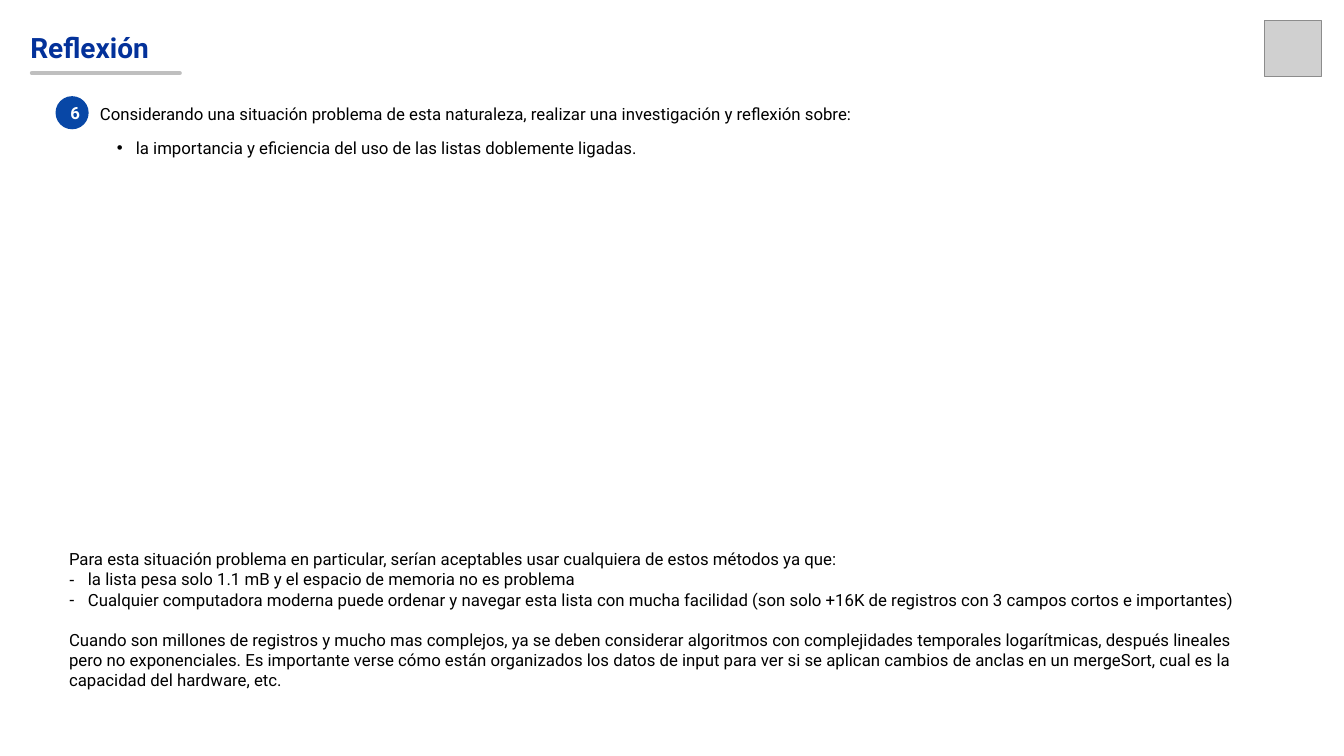
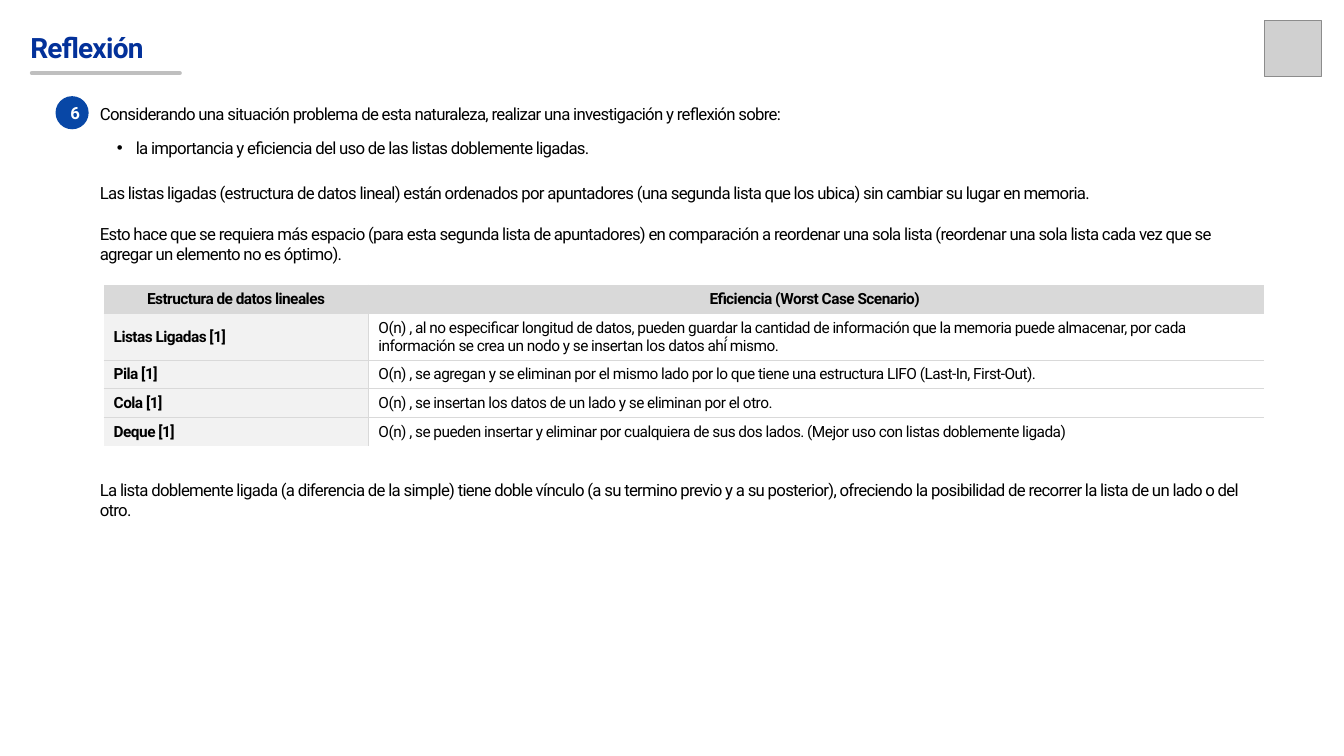
Before and after one commit to kochomati/actividad1_3, a slide deck: slide 8 of actividad_2_3/reflexiones/ReflexAct2.3-MatiasKochowski.pptx. Drawn at 1344x756 pixels with LibreOffice and Linux fonts; fonts in the diff are those of the drawing; grey boxes stand for pictures. Boxes give left, top, right and bottom in pixels: in the first picture for what was removed or moved away, otherwise in the second. Text is boxed around its words. In the diff, an @@ line names an element or a change of style, - is before the commit and + after.

```diff
--- a/actividad_2_3/reflexiones/ReflexAct2.3-MatiasKochowski.pptx
+++ b/actividad_2_3/reflexiones/ReflexAct2.3-MatiasKochowski.pptx
@@ letter spacing 0 to -0.5 pt in 3 elements at box(30, 36, 143, 59), box(100, 107, 781, 124), box(136, 141, 589, 158) @@
@@ text added at box(100, 185, 1212, 264), 12 pt, text #000000 @@
+  Las listas ligadas (estructura de datos lineal) están ordenados por apuntadores (una segunda lista que los ubica) sin cambiar su lugar en memoria.
+  Esto hace que se requiera más espacio (para esta segunda lista de apuntadores) en comparación a reordenar una sola lista (reordenar una sola lista cada vez que se agregar un elemento no es óptimo).
@@ table added at box(104, 284, 1265, 446), 5 rows, 2 columns @@
+Estructura de datos lineales | Eficiencia (Worst Case Scenario)
+Listas Ligadas [1] | O(n) , al no especificar longitud de datos, pueden guardar la cantidad de información que la memoria puede almacenar, por cada información se crea un nodo y se insertan los datos ahí́ mismo.
+Pila [1] | O(n) , se agregan y se eliminan por el mismo lado por lo que tiene una estructura LIFO (Last-In, First-Out).
+Cola [1] | O(n) , se insertan los datos de un lado y se eliminan por el otro.
+Deque [1] | O(n) , se pueden insertar y eliminar por cualquiera de sus dos lados. (Mejor uso con listas doblemente ligada)
@@ text added at box(100, 482, 1239, 516), 12 pt, text #000000 @@
+  La lista doblemente ligada (a diferencia de la simple) tiene doble vínculo (a su termino previo y a su posterior), ofreciendo la posibilidad de recorrer la lista de un lado o del otro.
@@ text removed at box(69, 552, 1233, 690) @@
-  Para esta situación problema en particular, serían aceptables usar cualquiera de estos métodos ya que:
-  – la lista pesa solo 1.1 mB y el espacio de memoria no es problema
-  – Cualquier computadora moderna puede ordenar y navegar esta lista con mucha facilidad (son solo +16K de registros con 3 campos cortos e importantes)
-  Cuando son millones de registros y mucho mas complejos, ya se deben considerar algoritmos con complejidades temporales logarítmicas, después lineales pero no exponenciales. Es importante verse cómo están organizados los datos de input para ver si se aplican cambios de anclas en un mergeSort, cual es la capacidad del hardware, etc.
```
Also in this commit, not shown: 5 other slides changed, 2 other files.
